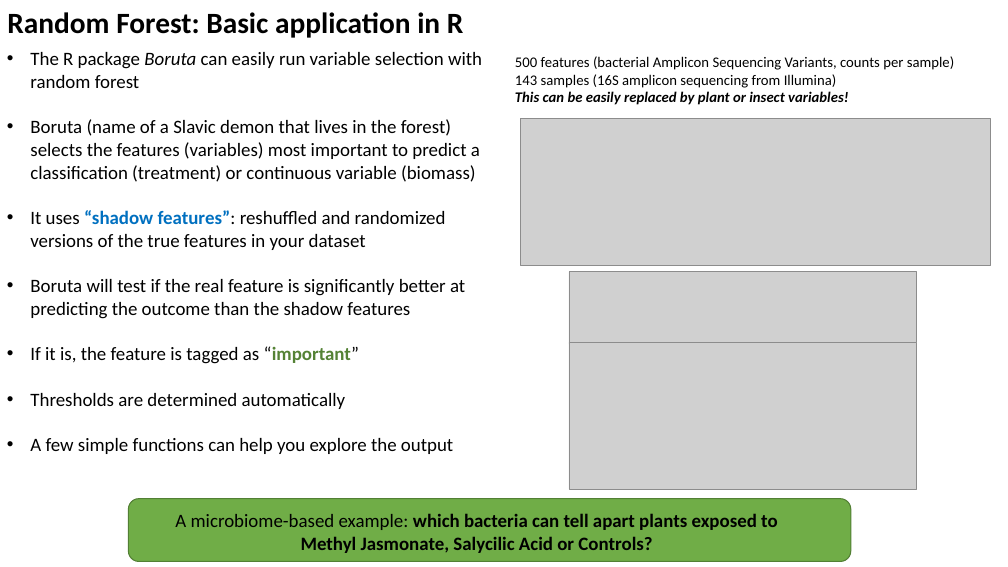
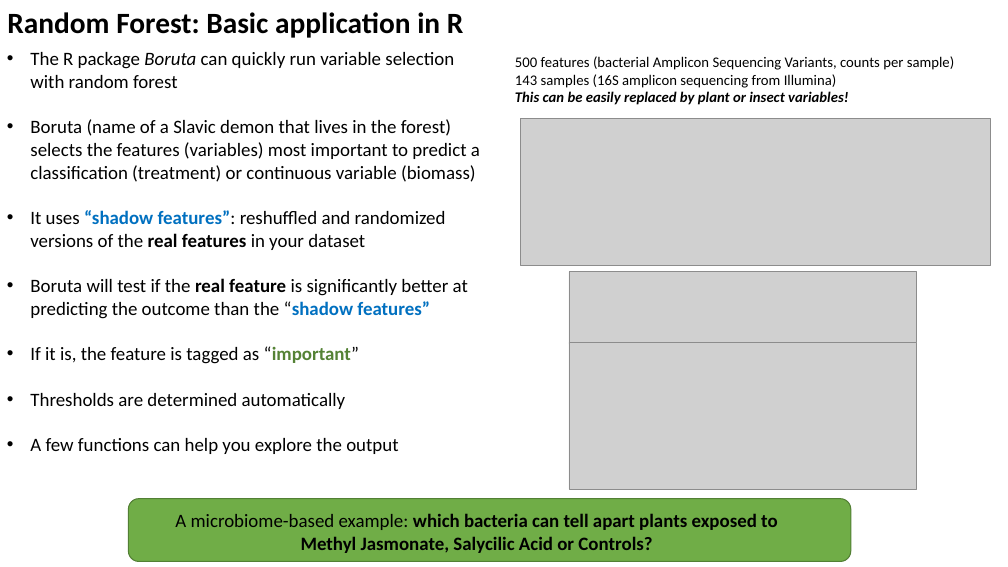
Before and after one commit to PedroBeschoren/RandomForestExample, a slide deck: slide 5 of Docs/RandomForestExample.pptx. Drawn at 1008x567 pixels with LibreOffice and Linux fonts; fonts in the diff are those of the drawing; grey boxes stand for pictures. Boxes give left, top, right and bottom in pixels: in the first picture for what was removed or moved away, otherwise in the second. Text is boxed around its words. In the diff, an @@ line names an element or a change of style, - is before the commit and + after.

```diff
--- a/Docs/RandomForestExample.pptx
+++ b/Docs/RandomForestExample.pptx
@@ text at (30, 52, 454, 88): text changed @@
-• The R package Boruta can easily run variable selection with random forest
+• The R package Boruta can quickly run variable selection with random forest
@@ text at (30, 210, 468, 319): text changed @@
-• It uses “shadow features”: reshuffled and randomized versions of the true features in your dataset
-• Boruta will test if the real feature is significantly better at predicting the outcome than the shadow features
+• It uses “shadow features”: reshuffled and randomized versions of the real features in your dataset
+• Boruta will test if the real feature is significantly better at predicting the outcome than the “shadow features”
@@ text at (30, 438, 398, 454): text changed @@
-• A few simple functions can help you explore the output
+• A few functions can help you explore the output
```
Also in this commit, not shown: 11 other slides changed.
